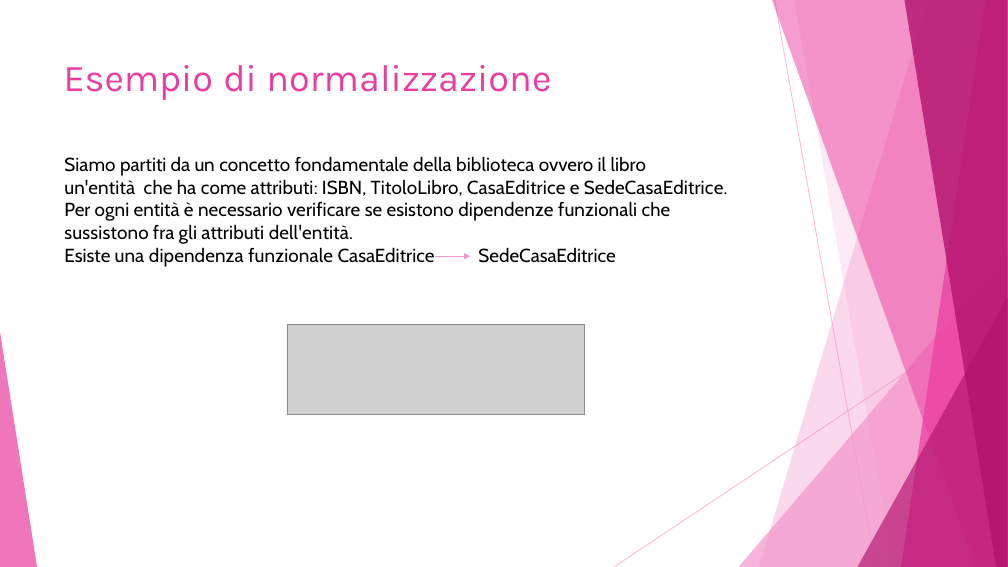
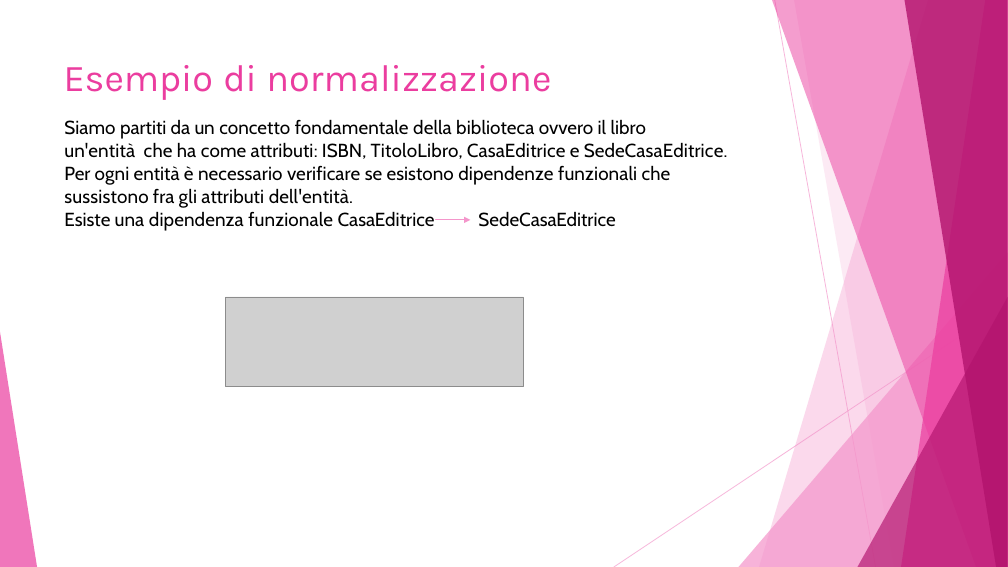
Before and after one commit to Damiana-Arangio/database-biblioteca, a slide deck: slide 11 of docs/presentazione.pptx (slide 6 before the commit). Drawn at 1008x567 pixels with LibreOffice and Linux fonts; fonts in the diff are those of the drawing; grey boxes stand for pictures. Boxes give left, top, right and bottom in pixels: in the first picture for what was removed or moved away, otherwise in the second. Text is boxed around its words. In the diff, an @@ line names an element or a change of style, - is before the commit and + after.

```diff
--- a/docs/presentazione.pptx
+++ b/docs/presentazione.pptx
@@ text "Siamo partiti da un concetto ...": place and size @@
-text "Siamo partiti da un concetto ..." at <box>64,156,728,267</box>
+text "Siamo partiti da un concetto ..." at <box>64,119,728,231</box>
@@ arrow moved from (436, 256) - (470, 256) to (436, 220) - (470, 220) @@
@@ picture: place and size @@
-picture at <box>287,325,585,415</box>
+picture at <box>226,297,524,387</box>
```
Also in this commit, not shown: 9 other slides changed, 1 slide removed.
